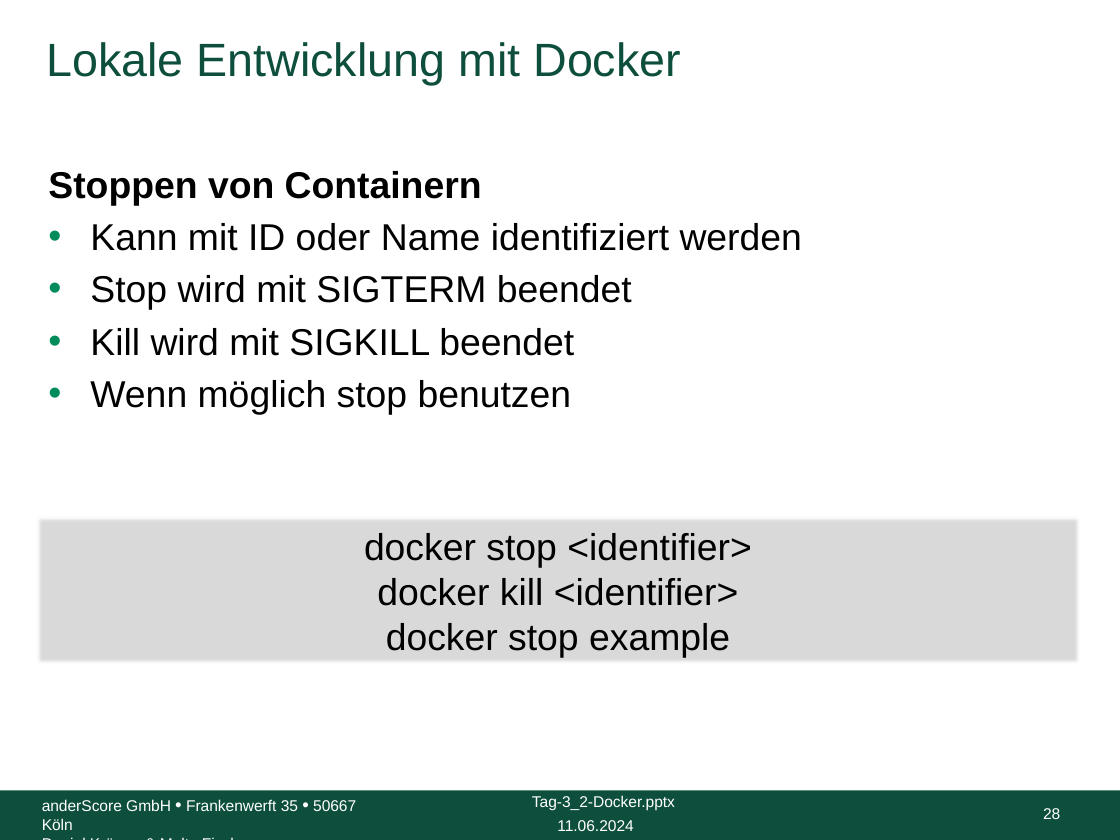
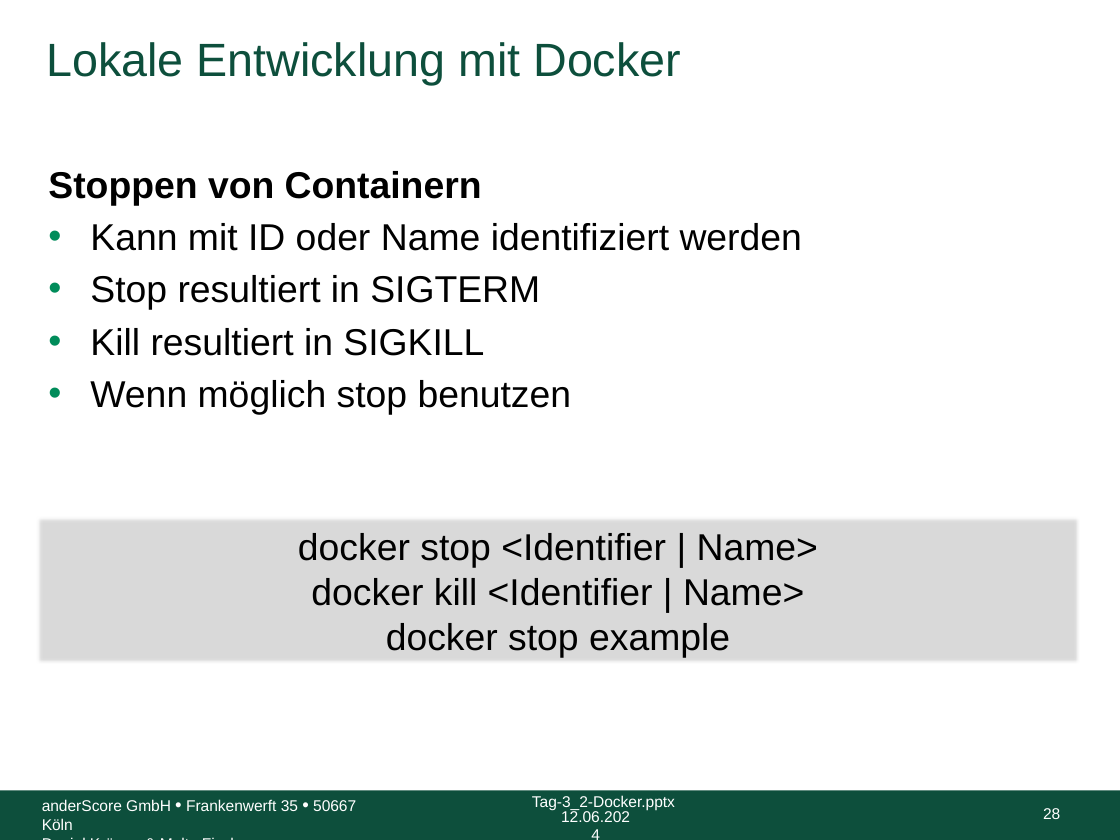
Before and after one commit to anderscore-gmbh/gitlab, a slide deck: slide 28 of slides/Tag-3_2-Docker.pptx. Drawn at 1120x840 pixels with LibreOffice and Linux fonts; fonts in the diff are those of the drawing; background and template pictures are left out. Boxes give left, top, right and bottom in pixels: in the first picture for what was removed or moved away, otherwise in the second. Text is boxed around its words. In the diff, an @@ line names an element or a change of style, - is before the commit and + after.

```diff
--- a/slides/Tag-3_2-Docker.pptx
+++ b/slides/Tag-3_2-Docker.pptx
@@ text at (90, 275, 540, 356): text changed @@
-• Stop wird mit SIGTERM beendet
-• Kill wird mit SIGKILL beendet
+• Stop resultiert in SIGTERM
+• Kill resultiert in SIGKILL
@@ text in rectangle at (298, 533, 818, 606): text changed @@
-docker stop <identifier>
-docker kill <identifier>
+docker stop <Identifier | Name>
+docker kill <Identifier | Name>
@@ text at (561, 809, 630, 822): text changed @@
-11.06.2024
+12.06.2024
```
Also in this commit, not shown: 38 other slides changed, 1 other file.
